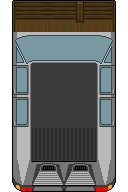
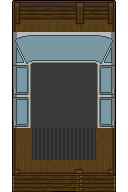
Layered file, before and after one edit (128x192). Changes by layer:
painted on "woodboard test" over [12, 1, 116, 192]
